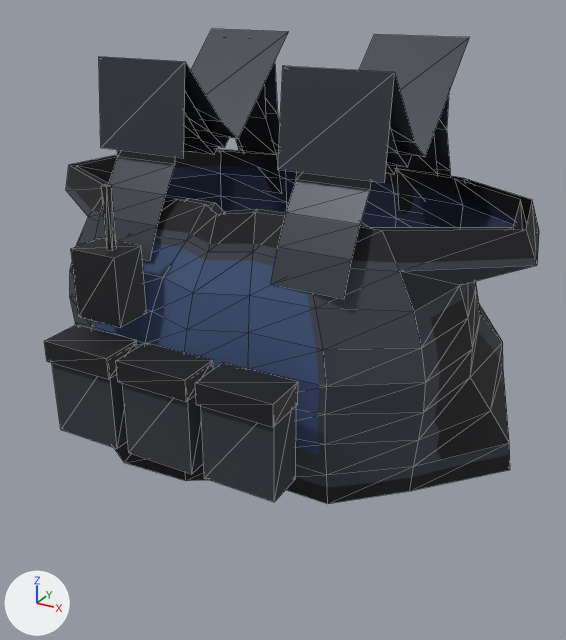
One commit to the glTF model assets/models/vests.glb: the scene before it, then after it.
Rendered twice from a 50 mm camera at (0.459, -0.782, 1.482) aimed at (0.022, 0.013, 1.085). The axes (+X, +Y, +Z) are drawn at lower left. The lights are the same throughout. The picture after the commit comes second. Mesh edges are drawn as thin lines. Vertices at exactly the same position are counted once.

The older version as bpy lines, for what is in view:
```python
me_vest_heavy = bpy.data.meshes.new('vest_heavy')
me_vest_heavy.from_pydata(...)  # 272 vertices, 408 faces; spans x -0.321..0.321, y -0.226..0.257, z 0.95..1.416
# faces by material slot: [256, 56, 36, 60]
me_vest_heavy.materials.append(mat_rj_vest_heavy)  # picture img_vest_heavy_paint
me_vest_heavy.materials.append(mat_rj_vest_heavy_steeldark)  # dark grey #3a3f47
me_vest_heavy.materials.append(mat_rj_vest_heavy_fabric)  # dark grey #34373e
me_vest_heavy.materials.append(mat_rj_vest_heavy_black)  # black #16171b
me_vest_light = bpy.data.meshes.new('vest_light')
me_vest_light.from_pydata(...)  # 188 vertices, 296 faces; spans x -0.308..0.308, y -0.168..0.229, z 0.95..1.397
# faces by material slot: [256, 40]
me_vest_light.materials.append(mat_rj_vest_light)  # picture img_vest_light_paint
me_vest_light.materials.append(mat_rj_vest_light_black)  # black #16171b
ob_vest_heavy = bpy.data.objects.new('vest_heavy', me_vest_heavy)
ob_vest_heavy.location = (0.0, 0.0, 0.0)
ob_vest_light = bpy.data.objects.new('vest_light', me_vest_light)
ob_vest_light.location = (0.0, 0.0, 0.0)
```
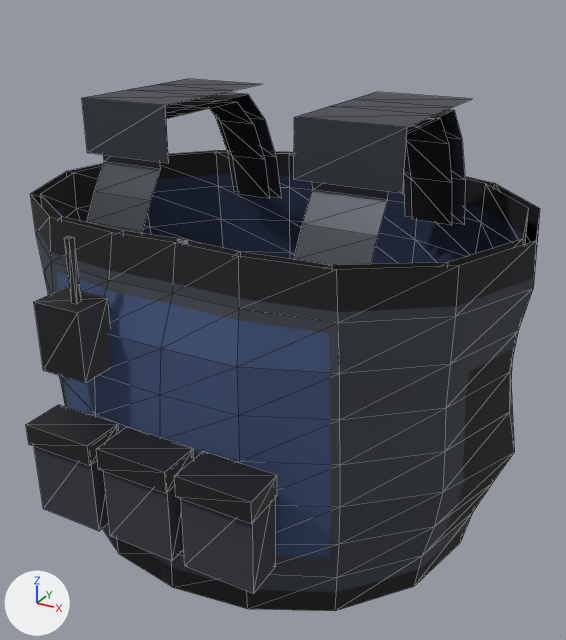
Where the change shows, as pixel boxes [x1, y1, x2, y2] in the pictures (566 x 640 px; the box of a moved part takes in the faces that stretch with it):
'vest_heavy', reshaped (12% taller)
    before: [44, 29, 539, 504]
    after: [26, 79, 540, 611]
'vest_light', reshaped (8% wider, 17% taller)
    before: [76, 86, 527, 230]
    after: [40, 100, 529, 269]
part 1 of me_vest_heavy, moved or reshaped
    before: [52, 363, 128, 449]
    after: [34, 446, 109, 531]
part 2 of me_vest_heavy, moved or reshaped
    before: [122, 383, 204, 474]
    after: [103, 471, 184, 561]
part 3 of me_vest_heavy, moved or reshaped
    before: [201, 406, 296, 502]
    after: [181, 498, 276, 593]
part 4 of me_vest_heavy, moved or reshaped
    before: [44, 325, 137, 379]
    after: [26, 405, 119, 466]
part 5 of me_vest_heavy, moved or reshaped
    before: [116, 343, 213, 402]
    after: [96, 427, 194, 493]
part 6 of me_vest_heavy, moved or reshaped
    before: [195, 363, 298, 427]
    after: [174, 451, 277, 524]
part 7 of me_vest_heavy, moved or reshaped
    before: [71, 238, 146, 327]
    after: [34, 288, 111, 383]
part 8 of me_vest_heavy, moved or reshaped
    before: [101, 184, 117, 251]
    after: [64, 236, 82, 304]
part 9 of me_vest_heavy, moved or reshaped
    before: [66, 29, 539, 504]
    after: [30, 79, 540, 611]

The change, as a diff of the scene's bpy script:
```diff
--- a/assets/models/vests.glb.py
+++ b/assets/models/vests.glb.py
@@ me_vest_heavy @@
 # used by ob_vest_heavy; location = (0.0, 0.0, 0.0)
-me_vest_heavy.from_pydata(...)  # 272 vertices, 408 faces; spans x -0.321..0.321, y -0.226..0.257, z 0.95..1.416
+me_vest_heavy.from_pydata(...)  # 272 vertices, 408 faces; spans x -0.323..0.322, y -0.266..0.3, z 0.82..1.352
+# me_vest_heavy part 1: the loose piece of 8 vertices spanning x -0.143..-0.059, y -0.221..-0.176, z 1.001..1.111 is moved by (-0.001, -0.041, -0.085)
+# me_vest_heavy part 2: the loose piece of 8 vertices spanning x -0.043..0.041, y -0.221..-0.176, z 1.001..1.111 is moved by (-0.001, -0.041, -0.085)
+# me_vest_heavy part 3: the loose piece of 8 vertices spanning x 0.057..0.141, y -0.221..-0.176, z 1.001..1.111 is moved by (-0.001, -0.041, -0.085)
+# me_vest_heavy part 4: the loose piece of 8 vertices spanning x -0.145..-0.057, y -0.226..-0.176, z 1.091..1.116 is moved by (-0.001, -0.041, -0.085)
+# me_vest_heavy part 5: the loose piece of 8 vertices spanning x -0.045..0.043, y -0.226..-0.176, z 1.091..1.116 is moved by (-0.001, -0.041, -0.085)
+# me_vest_heavy part 6: the loose piece of 8 vertices spanning x 0.055..0.143, y -0.226..-0.176, z 1.091..1.116 is moved by (-0.001, -0.041, -0.085)
+# me_vest_heavy part 7: the loose piece of 8 vertices spanning x -0.13..-0.07, y -0.186..-0.141, z 1.133..1.213 is moved by (-0.001, -0.06, -0.04)
+# me_vest_heavy part 8: the loose piece of 8 vertices spanning x -0.093..-0.086, y -0.169..-0.162, z 1.213..1.283 is moved by (-0.001, -0.06, -0.04)
+# me_vest_heavy part 9: 208 of 272 vertices moved; they spanned x -0.321..0.321, y -0.185..0.257, z 0.95..1.416 and now span x -0.323..0.322, y -0.225..0.3, z 0.82..1.352; mean shift (0.001, -0.006, -0.051); largest move (0.064, -0.134, 0.95) -> (0.091, -0.197, 0.82)
 me_vest_heavy.materials.append(mat_rj_vest_heavy)
@@ me_vest_light @@
 # used by ob_vest_light; location = (0.0, 0.0, 0.0)
-me_vest_light.from_pydata(...)  # 188 vertices, 296 faces; spans x -0.308..0.308, y -0.168..0.229, z 0.95..1.397
+me_vest_light.from_pydata(...)  # 188 vertices, 296 faces; spans x -0.31..0.309, y -0.197..0.272, z 0.82..1.329
+# me_vest_light part 10: 188 of 188 vertices moved; they spanned x -0.308..0.308, y -0.168..0.229, z 0.95..1.397 and now span x -0.31..0.309, y -0.197..0.272, z 0.82..1.329; mean shift (0.001, -0.006, -0.056)
 me_vest_light.materials.append(mat_rj_vest_light)
```
